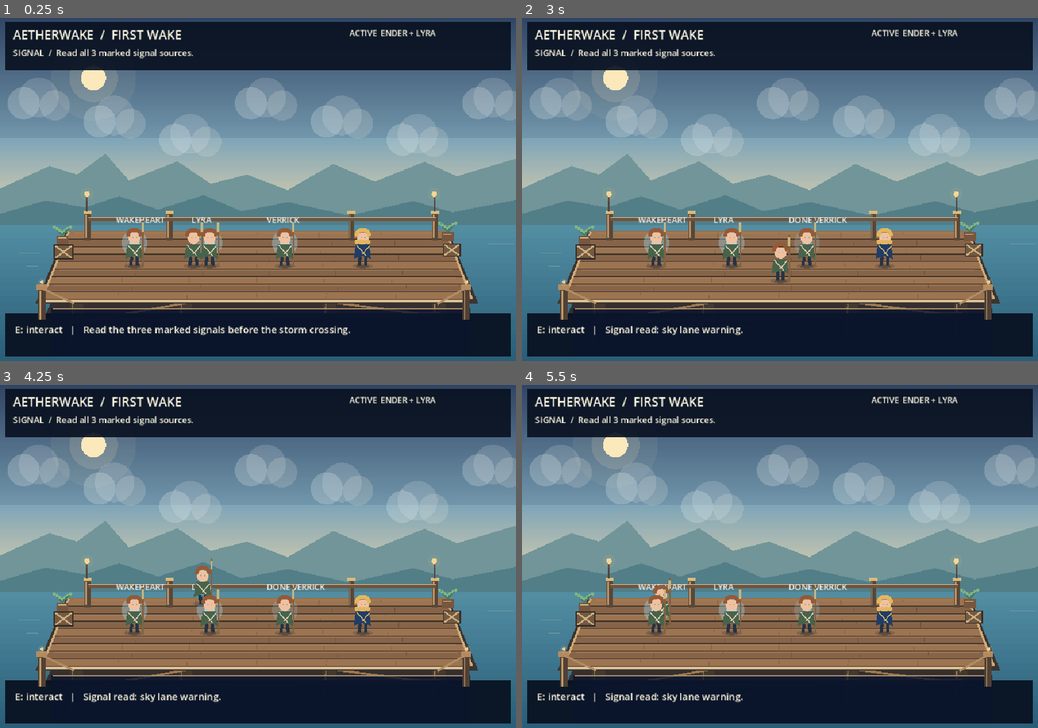
Above: before the commit, frames 1-4 (two rows, left to right).
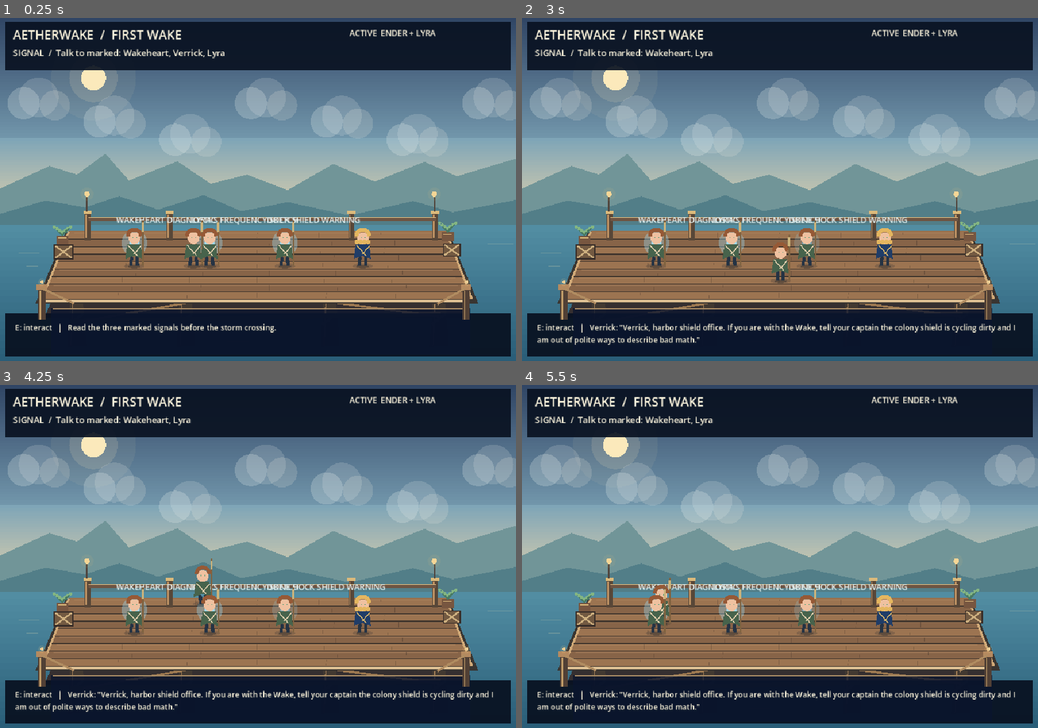
Above: after the commit, the same moments.

Repository: ndrorchestration/ToSailaStarrySky-jrpg
Game: Godot game, scene res://scenes/first_wake_chapter1_review.tscn
Same seed, same stepped clock (60 frames per second), same inputs: the game is played once before the commit and once after it. This scene is started directly instead of the project's main scene.
Inputs:
- Up to frame 1 (0.25 s): no input
- Up to frame 2 (3 s): tap Enter at 0.5, 2 s; hold Right (ui_right) 0.53-1.28 s; tap 1 (aetherwake_ch1_choice_a) at 0.6 s; tap Space at 1.25 s; hold Down (ui_down) 1.28-2.03 s; tap 2 (aetherwake_ch1_choice_b) at 1.35 s; hold Right (ui_right) 2.03-2.78 s; tap 3 (aetherwake_ch1_choice_c) at 2.1 s; hold Up (ui_up) from 2.78 s (still down); tap E (aetherwake_ch1_interact) at 2.85 s
- Up to frame 3 (4.25 s): release Up (ui_up) at 3.53 s; hold Left (ui_left) from 3.53 s (still down); tap R at 3.6 s
- Up to frame 4 (5.5 s): tap V at 4.35 s; release Left (ui_left) at 5.03 s; hold Down (ui_down) from 5.03 s (still down); tap C at 5.1 s

The runs differ from the first frame. In frame 1, 1.8% of the frame differs, in the area x 3-70%, y 9-93%; in frame 2, 2.4%, in the area x 2-96%, y 9-96%; in frame 3, 2.3%; in frame 4, 2.4%.

Commit message:
feat(godot): bind Chapter I review to packaged content authority

Diff:
--- a/godot/scripts/first_wake_chapter1_review.gd
+++ b/godot/scripts/first_wake_chapter1_review.gd
@@ -6,6 +6,7 @@
 const Actor = preload("res://scripts/pilot_actor.gd")
 const DockDepthReview = preload("res://scripts/dock_depth_review.gd")
 const ChapterState = preload("res://scripts/first_wake_chapter1_state.gd")
+const Content = preload("res://scripts/first_wake_chapter1_content.gd")
 const InputPolicy = preload("res://scripts/first_wake_chapter1_input_policy.gd")
 
 const DECK_BOUNDS := Rect2(Vector2(110, 404), Vector2(740, 118))
@@ -28,25 +29,6 @@
     "engine_spirit": Vector2(250, 465),
     "child_prophet": Vector2(390, 465),
     "corporate_salvager": Vector2(530, 465),
-}
-
-const CONTACT_NAMES := {
-    "elder_farmer": "Ionia",
-    "engine_spirit": "Wakeheart",
-    "child_prophet": "Lyra",
-    "corporate_salvager": "Verrick",
-}
-
-const SIGNAL_NAMES := {
-    "harmonic_buoy": "WAKEHEART",
-    "below_frequency": "LYRA",
-    "sky_lane_warning": "VERRICK",
-}
-
-const HAZARD_NAMES := {
-    "sky_predator": "CARGO SWEEP",
-    "wind_shear": "WIND SHEAR",
-    "corporate_intercept": "DOCK HOLD",
 }
 
 var chapter = ChapterState.new()
@@ -58,6 +40,13 @@
 var party_label: Label
 var last_message: String = "Read the three marked signals before the storm crossing."
 var deterministic_review_variant: String = "10+"
+var deterministic_review_metrics := {
+    "hull_integrity": 72,
+    "morale": 58,
+    "engine_integration": 64,
+}
+var resolved_outcome_text: String = ""
+var resolved_epilogue_id: String = ""
 
 func _ready() -> void:
     InputPolicy.ensure_defaults()
@@ -82,8 +71,8 @@
 
     for contact_id in ChapterState.CONTACT_IDS:
         var actor := Actor.new()
-        actor.name = CONTACT_NAMES[contact_id] + "MigrationPlaceholder"
-        actor.character_name = CONTACT_NAMES[contact_id]
+        actor.name = Content.contact_name(contact_id).replace(" ", "") + "MigrationPlaceholder"
+        actor.character_name = Content.contact_name(contact_id)
         actor.player_controlled = false
         actor.walking_bounds = DECK_BOUNDS
         actor.position = CONTACT_POINTS[contact_id]
@@ -103,7 +92,7 @@
     headline = _label(ui, Vector2(24, 16), 23)
     objective = _label(ui, Vector2(24, 54), 16)
     party_label = _label(ui, Vector2(650, 18), 15)
-    hint = _label(ui, Vector2(28, 568), 18)
+    hint = _label(ui, Vector2(28, 568), 14)
 
     headline.autowrap_mode = TextServer.AUTOWRAP_OFF
     headline.custom_minimum_size = Vector2(540, 32)
@@ -136,19 +125,19 @@
     var stage_key := chapter.stage_key()
     if stage_key == "signal":
         for signal_id in ChapterState.SIGNAL_IDS:
-            _draw_target(SIGNAL_POINTS[signal_id], SIGNAL_NAMES[signal_id], Color("#9dd9ee"), signal_id in chapter.completed_signals)
+            _draw_target(SIGNAL_POINTS[signal_id], Content.signal_label(signal_id).to_upper(), Color("#9dd9ee"), signal_id in chapter.completed_signals)
     elif stage_key == "crossing":
         for hazard_id in ChapterState.HAZARD_IDS:
-            _draw_target(HAZARD_POINTS[hazard_id], HAZARD_NAMES[hazard_id], Color("#f0a072"), hazard_id in chapter.completed_hazards)
+            _draw_target(HAZARD_POINTS[hazard_id], Content.hazard_label(hazard_id).to_upper(), Color("#f0a072"), hazard_id in chapter.completed_hazards)
     elif stage_key == "contact":
-        _draw_target(CONTACT_POINTS["elder_farmer"], "IONIA", Color("#8cdbc8"), "elder_farmer" in chapter.contacts_met)
+        _draw_target(CONTACT_POINTS["elder_farmer"], Content.contact_name("elder_farmer").to_upper(), Color("#8cdbc8"), "elder_farmer" in chapter.contacts_met)
     elif stage_key == "choice":
         draw_rect(Rect2(126, 120, 708, 226), Color(0.035, 0.07, 0.13, 0.94))
         draw_rect(Rect2(130, 124, 700, 218), Color("#355168"), false, 2.0)
         draw_string(ThemeDB.fallback_font, Vector2(154, 162), "THE STORM ASKS FOR A DECISION", HORIZONTAL_ALIGNMENT_LEFT, -1, 23, Color("#fff1ce"))
-        draw_string(ThemeDB.fallback_font, Vector2(154, 205), "1  Leave early / Beat the storm", HORIZONTAL_ALIGNMENT_LEFT, -1, 20, Color("#d7eaf0"))
-        draw_string(ThemeDB.fallback_font, Vector2(154, 245), "2  Hold dock / Stabilize the colony shield", HORIZONTAL_ALIGNMENT_LEFT, -1, 20, Color("#d7eaf0"))
-        draw_string(ThemeDB.fallback_font, Vector2(154, 285), "3  Project shield / Cover the berths", HORIZONTAL_ALIGNMENT_LEFT, -1, 20, Color("#d7eaf0"))
+        draw_string(ThemeDB.fallback_font, Vector2(154, 205), "1  " + Content.choice_label("path_a"), HORIZONTAL_ALIGNMENT_LEFT, -1, 20, Color("#d7eaf0"))
+        draw_string(ThemeDB.fallback_font, Vector2(154, 245), "2  " + Content.choice_label("path_b"), HORIZONTAL_ALIGNMENT_LEFT, -1, 20, Color("#d7eaf0"))
+        draw_string(ThemeDB.fallback_font, Vector2(154, 285), "3  " + Content.choice_label("path_c"), HORIZONTAL_ALIGNMENT_LEFT, -1, 20, Color("#d7eaf0"))
     elif stage_key == "wake":
         draw_circle(CONTACT_POINTS["elder_farmer"] + Vector2(0, -52), 34.0, Color(0.55, 0.92, 0.82, 0.13))
         draw_circle(CONTACT_POINTS["elder_farmer"] + Vector2(0, -52), 14.0, Color("#8cdbc8"))
@@ -157,7 +146,9 @@
         draw_rect(Rect2(180, 160, 600, 210), Color(0.035, 0.07, 0.13, 0.95))
         draw_rect(Rect2(184, 164, 592, 202), Color("#8cdbc8"), false, 2.0)
         draw_string(ThemeDB.fallback_font, Vector2(292, 222), "CHAPTER I COMPLETE", HORIZONTAL_ALIGNMENT_LEFT, -1, 28, Color("#fff1ce"))
-        draw_string(ThemeDB.fallback_font, Vector2(258, 278), "Native migration review boundary reached.", HORIZONTAL_ALIGNMENT_LEFT, -1, 20, Color("#d7eaf0"))
+        var ending: Dictionary = Content.epilogue_record(chapter.epilogue_id)
+        draw_string(ThemeDB.fallback_font, Vector2(258, 270), str(ending.get("name", chapter.epilogue_id)), HORIZONTAL_ALIGNMENT_LEFT, -1, 20, Color("#d7eaf0"))
+        draw_string(ThemeDB.fallback_font, Vector2(258, 310), "Native content + state migration boundary reached.", HORIZONTAL_ALIGNMENT_LEFT, -1, 16, Color("#9dd9ee"))
 
 func _draw_target(point: Vector2, label_text: String, target_color: Color, completed: bool) -> void:
     var color := Color(target_color, 0.20 if completed else 0.38)
@@ -189,16 +180,13 @@
 func complete_signal_contact(signal_id: String) -> bool:
     if signal_id not in ChapterState.SIGNAL_IDS:
         return false
-    var signal_to_contact: Dictionary = {
-        "harmonic_buoy": "engine_spirit",
-        "below_frequency": "child_prophet",
-        "sky_lane_warning": "corporate_salvager",
-    }
-    var contact_id: String = str(signal_to_contact[signal_id])
+    var signal_record: Dictionary = Content.SIGNALS[signal_id]
+    var contact_id: String = str(signal_record["contact_id"])
     chapter.meet_contact(contact_id)
     if not chapter.complete_signal(signal_id):
         return false
-    last_message = "Signal read: " + signal_id.replace("_", " ") + "."
+    var intro := Content.contact_intro(contact_id)
+    last_message = Content.contact_name(contact_id) + ": " + (str(intro[0]) if not intro.is_empty() else Content.signal_label(signal_id))
     _after_progress()
     return true
 
@@ -214,14 +202,16 @@
         return false
     if not chapter.meet_contact("elder_farmer"):
         return false
-    last_message = "Ionia: All four voices are in. Decide how the Wake answers."
+    var ionia_intro := Content.contact_intro("elder_farmer")
+    last_message = Content.contact_name("elder_farmer") + ": " + (str(ionia_intro[0]) if not ionia_intro.is_empty() else "All four voices are in. Decide how the Wake answers.")
     _after_progress()
     return true
 
 func choose_path_review(path_id: String) -> bool:
     if not chapter.choose_path(path_id, deterministic_review_variant):
         return false
-    last_message = "Choice recorded: " + path_id + ". Return to Ionia for the migration-review Wake resolution."
+    resolved_outcome_text = Content.outcome_text(path_id, deterministic_review_variant)
+    last_message = Content.choice_label(path_id) + " [" + deterministic_review_variant + "]: " + resolved_outcome_text
     ender.player_controlled = true
     _after_progress()
     return true
@@ -229,9 +219,16 @@
 func resolve_wake_review() -> bool:
     if chapter.stage_key() != "wake":
         return false
-    if not chapter.complete_wake("migration_review_" + chapter.choice_path):
-        return false
-    last_message = "Chapter I migration boundary complete. Canon epilogue resolution is intentionally not inferred here."
+    resolved_epilogue_id = Content.resolve_epilogue_id(
+        chapter.choice_path,
+        int(deterministic_review_metrics["hull_integrity"]),
+        int(deterministic_review_metrics["morale"]),
+        int(deterministic_review_metrics["engine_integration"])
+    )
+    if not chapter.complete_wake(resolved_epilogue_id):
+        return false
+    var ending: Dictionary = Content.epilogue_record(resolved_epilogue_id)
+    last_message = "Chapter I complete // " + str(ending.get("name", resolved_epilogue_id)) + ": " + str(ending.get("text", ""))
     ender.player_controlled = false
     _after_progress()
     return true
@@ -304,17 +301,4 @@
         hint.text = InputPolicy.primary_label(InputPolicy.INTERACT) + ": interact   |   " + last_message
 
 func _objective_text() -> String:
-    match chapter.stage_key():
-        "signal":
-            return "Read all 3 marked signal sources."
-        "crossing":
-            return "Resolve all 3 marked crossing hazards."
-        "contact":
-            return "Talk to Ionia; the other three contacts already carry forward."
-        "choice":
-            return "Choose how the Wake answers the storm."
-        "wake":
-            return "Return to Ionia to resolve the native migration boundary."
-        "done":
-            return "Explicit Chapter I completion reached."
-    return ""
+    return Content.objective_text(chapter.snapshot())
